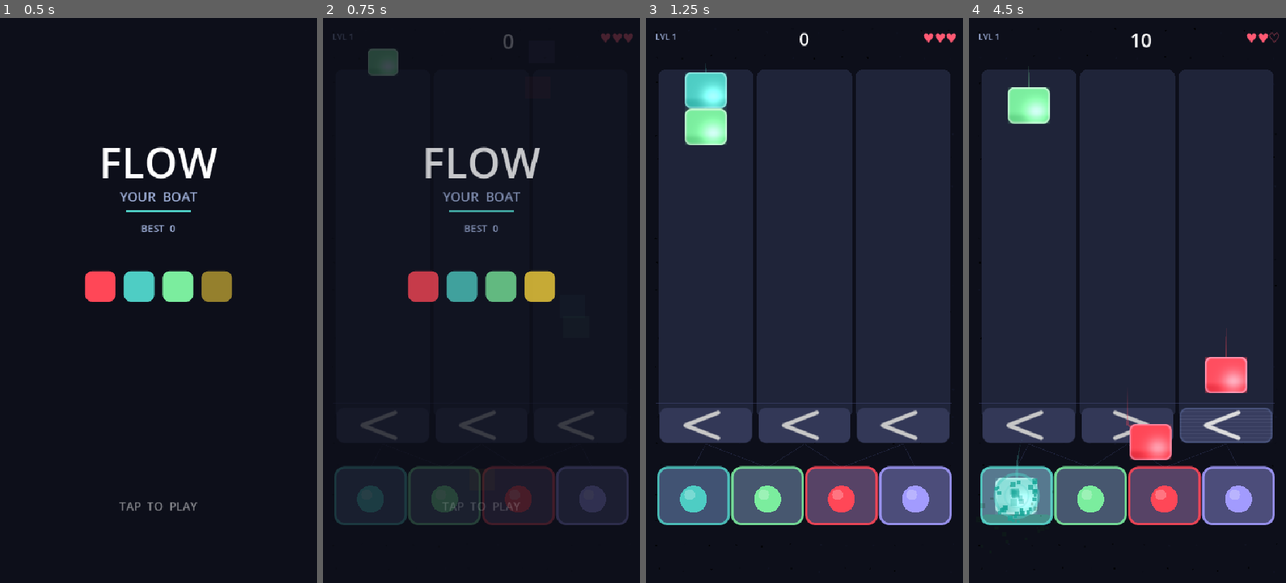
Above: before the commit, frames 1-4 (left to right).
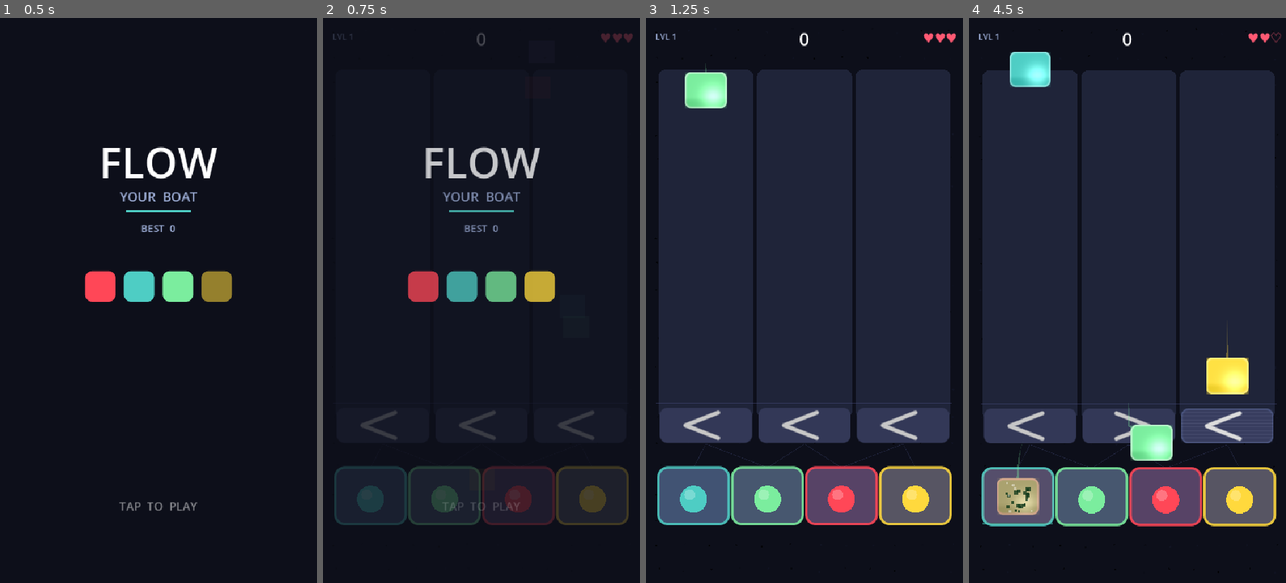
Above: after the commit, the same moments.

Repository: ninjahawk/Flow-Your-Boat
Game: Godot game, scene res://scenes/Main.tscn
Two runs of this game, one before a commit and one after it. Both use one fixed random seed, a clock stepped at 60 frames per second and the inputs below.
Inputs (mouse positions are in pixels of both pictures, inside the frame that each line leads up to):
- Up to frame 1 (0.5 s): no input
- Up to frame 2 (0.75 s): tap Enter at 0.5 s; move the mouse to (551, 272) at 0.52 s; click (551, 272) at 0.67 s
- Up to frame 3 (1.25 s): no input
- Up to frame 4 (4.5 s): move the mouse to (1064, 328) at 1.27 s; click (1064, 328) at 1.42 s; move the mouse to (1159, 176) at 2.02 s; click (1159, 176) at 2.17 s; move the mouse to (1111, 413) at 2.77 s; click (1111, 413) at 2.92 s; move the mouse to (1222, 385) at 3.52 s; click (1222, 385) at 3.67 s; move the mouse to (1032, 215) at 4.27 s; click (1032, 215) at 4.42 s

Frame 1 is identical in both runs. In frame 2, 1.2% of the frame differs, in the area x 14-97%, y 2-90%; in frame 3, 2.4%; in frame 4, 10%, in the area x 3-99%, y 2-90%.

Commit message:
Bug fixes, countdown timer, speed lines, save on milestone
- Fix: restart bypass — tap anywhere no longer restarts game while game over
  screen is showing; only TRY AGAIN button restarts
- Fix: double life-loss — wrong sorts don't penalise twice when overflow
  was also triggered inside receive_item()
- Bin disabled countdown: shows remaining seconds with warning flash at 3/2/1s
- RUSH speed lines: animated vertical streaks drawn in lane when RUSH item falls
- Save score at every milestone, not only on game over
- TestPlayer stops sending gate taps after game over (prevents accidental restart)

Co-Authored-By: Claude Sonnet 4.6 <noreply@anthropic.com>

Diff:
--- a/scripts/Bin.gd
+++ b/scripts/Bin.gd
@@ -43,6 +43,8 @@
 		if _disable_timer <= 0.0:
 			is_disabled = false
 			dirty = true
+		else:
+			dirty = true  # redraw every frame for countdown
 
 	if _pulse > 0.0:
 		_pulse = maxf(_pulse - delta * 4.0, 0.0)
@@ -129,6 +131,17 @@
 		fc2.a = _pulse * 0.22
 		Palette.draw_rrect(self, rect, CR, fc2)
 
+	# ---- Disabled countdown ----
+	if is_disabled and _disable_timer > 0.0:
+		var secs_left : int = int(ceilf(_disable_timer))
+		var font      := ThemeDB.fallback_font
+		var warn      := secs_left <= 3 and sin(_t * 8.0) > 0.0
+		var cd_col    := Color(1.0, 0.28, 0.28) if warn else Color(1.0, 1.0, 1.0, 0.55)
+		draw_string(font,
+			Vector2(-bin_width * 0.5, bin_height * 0.25),
+			str(secs_left),
+			HORIZONTAL_ALIGNMENT_CENTER, bin_width, 30, cd_col)
+
 # ================================================================
 #  PUBLIC API
 # ================================================================
--- a/scripts/Main.gd
+++ b/scripts/Main.gd
@@ -24,6 +24,7 @@
 
 var _last_tap_pos  := Vector2(-999.0, -999.0)
 var _last_tap_time := -1.0
+var _draw_t:       float = 0.0   # for _draw() animations
 
 const FlowItemScript   := preload("res://scripts/FlowItem.gd")
 const GateScript       := preload("res://scripts/Gate.gd")
@@ -80,9 +81,8 @@
 	_last_tap_pos  = tap_vp
 	_last_tap_time = now
 
+	# Game over screen handles restart via its own button — don't restart on any tap here
 	if not GameState.is_running:
-		_on_restart()
-		get_viewport().set_input_as_handled()
 		return
 
 	if tap_vp.y >= GATE_Y - 60.0 and tap_vp.y <= GATE_Y + 60.0:
@@ -122,6 +122,34 @@
 		var bin_top := BIN_Y - BIN_H * 0.5
 		draw_line(Vector2(gx, gbot), Vector2(lbx, bin_top), gc, 1.0)
 		draw_line(Vector2(gx, gbot), Vector2(rbx, bin_top), gc, 1.0)
+
+	# Speed lines: drawn in lane when a RUSH item is present
+	_draw_speed_lines(n, lane_w)
+
+func _draw_speed_lines(n: int, lane_w: float) -> void:
+	# Check each lane for RUSH items
+	for child in _items.get_children():
+		var item := child as Node2D
+		if not is_instance_valid(item):
+			continue
+		if item.get("item_type") != FlowItem.Type.RUSH:
+			continue
+		if item.get("_state") != 0:
+			continue
+		var li: int = item.get("lane_index")
+		var lx := LANE_MARGIN + (float(li) + 0.5) * lane_w
+		var col := Palette.ITEM_COLORS[item.get("color_id") as int]
+		col.a = 0.18
+		# 4 vertical streaks at different offsets, scrolling fast
+		for s in range(4):
+			var offset_x := lx + float(s - 1.5) * (lane_w * 0.18)
+			var speed_y  := _draw_t * 680.0 + float(s) * 74.0
+			var streak_y := fmod(speed_y, 680.0) + LANE_TOP
+			var streak_len := 35.0 + float(s) * 12.0
+			draw_line(
+				Vector2(offset_x, streak_y),
+				Vector2(offset_x, minf(streak_y + streak_len, GATE_Y - 8.0)),
+				col, 2.0)
 
 func _setup_camera() -> void:
 	_camera = $Camera2D
@@ -199,6 +227,8 @@
 		_active_per_lane.append(0)
 
 func _process(delta: float) -> void:
+	_draw_t += delta
+	_check_redraw()
 	_update_background()
 	if not GameState.is_running:
 		return
@@ -208,6 +238,13 @@
 		if _spawn_timers[i] <= 0.0 and active < GameState.max_per_lane:
 			_spawn_item(i)
 			_spawn_timers[i] = GameState.spawn_interval
+
+func _check_redraw() -> void:
+	# Redraw static layer when RUSH items are in flight (animated speed lines)
+	for child in _items.get_children():
+		if child.get("item_type") == FlowItem.Type.RUSH and child.get("_state") == 0:
+			queue_redraw()
+			return
 
 func _update_background() -> void:
 	if not is_instance_valid(_bg):
@@ -273,15 +310,15 @@
 	gate.set_active(false)
 
 func _on_item_reached_bin(item: FlowItem, bin_idx: int) -> void:
-	var bin      : Bin  = _bins[bin_idx]
-	var is_drain : bool = item.item_type == FlowItem.Type.DRAIN
-	var success  : bool = bin.receive_item(item.color_id, is_drain)
-	var lane_idx : int  = item.lane_index
+	var bin          : Bin  = _bins[bin_idx]
+	var is_drain     : bool = item.item_type == FlowItem.Type.DRAIN
+	var was_disabled : bool = bin.is_disabled
+	var success      : bool = bin.receive_item(item.color_id, is_drain)
+	var lane_idx     : int  = item.lane_index
 
 	if success:
 		GameState.increment_combo()
 		var base_pts := 10 + (GameState.combo - 1) * 5
-		# Bonus for special types
 		match item.item_type:
 			FlowItem.Type.RUSH:  base_pts = int(base_pts * 1.5)
 			FlowItem.Type.BOMB:  base_pts = int(base_pts * 2.0)
@@ -295,7 +332,6 @@
 			Input.vibrate_handheld(20)
 	else:
 		GameState.reset_combo()
-		# BOMB wrong sort — extra consequences handled in Bin + here
 		var shake_amt := 8.0 if item.item_type == FlowItem.Type.BOMB else 6.0
 		Effects.screen_shake(shake_amt, 0.28)
 		Effects.shatter_at(item.global_position, Palette.ITEM_COLORS[item.color_id])
@@ -303,11 +339,18 @@
 		if _audio: _audio.play_fail()
 		if OS.get_name() == "Android":
 			Input.vibrate_handheld(80)
-		# BOMB disables the bin it landed in
+
+		# BOMB: force-overflow the bin (if not already overflowed by receive_item)
 		if item.item_type == FlowItem.Type.BOMB:
-			bin._trigger_overflow()
+			if not bin.is_disabled:
+				bin._trigger_overflow()
+			# Overflow signal already handles lose_life — don't double-penalise
 		else:
-			GameState.lose_life()
+			# Only lose a life from wrong sort if overflow wasn't already triggered
+			if bin.is_disabled and not was_disabled:
+				pass  # overflow inside receive_item already fired lose_life via signal
+			else:
+				GameState.lose_life()
 
 	var timer := get_tree().create_timer(0.18)
 	timer.timeout.connect(item.queue_free)
--- a/scripts/autoload/GameState.gd
+++ b/scripts/autoload/GameState.gd
@@ -129,6 +129,7 @@
 	# Check milestones
 	while _next_milestone_idx < MILESTONES.size() and score >= MILESTONES[_next_milestone_idx]:
 		score_milestone.emit(MILESTONES[_next_milestone_idx])
+		SaveData.submit(score)   # persist partial run progress at every milestone
 		_next_milestone_idx += 1
 
 func increment_combo() -> void:
--- a/scripts/autoload/TestPlayer.gd
+++ b/scripts/autoload/TestPlayer.gd
@@ -41,7 +41,7 @@
 			_shots_done[st] = true
 			_screenshot("shot_%.0f.png" % st)
 
-	if _think_timer >= THINK_INTERVAL and _t > 0.8:
+	if _think_timer >= THINK_INTERVAL and _t > 0.8 and GameState.is_running:
 		_think_timer = 0.0
 		if SMART_MODE:
 			_play_smart()
